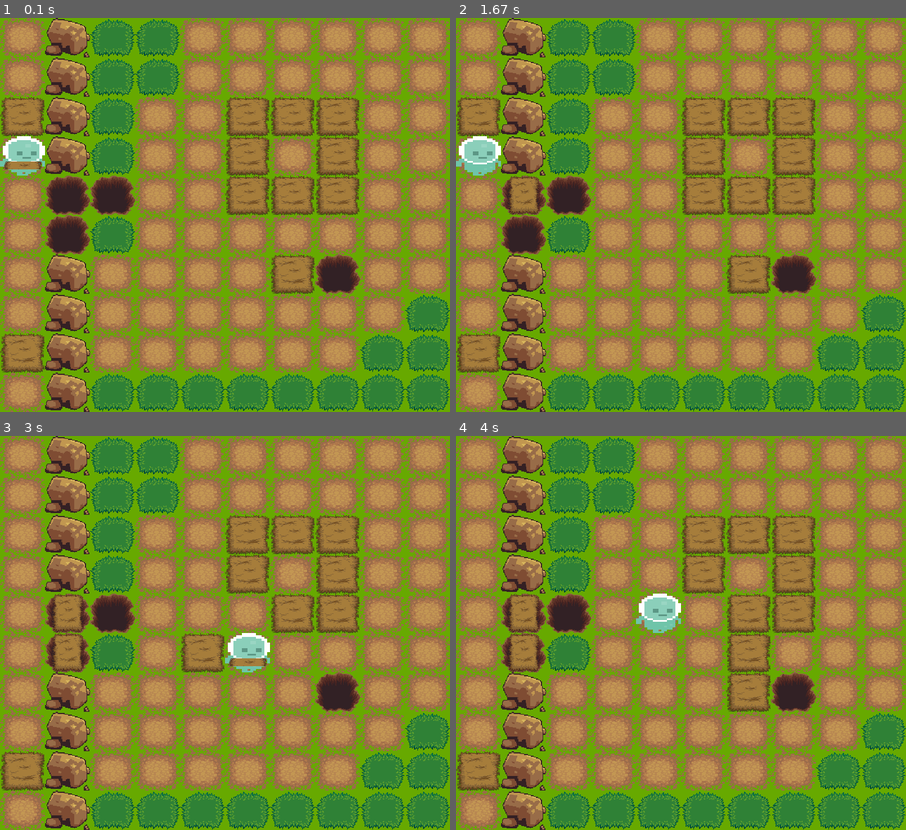
Above: before the commit, frames 1-4 (two rows, left to right).
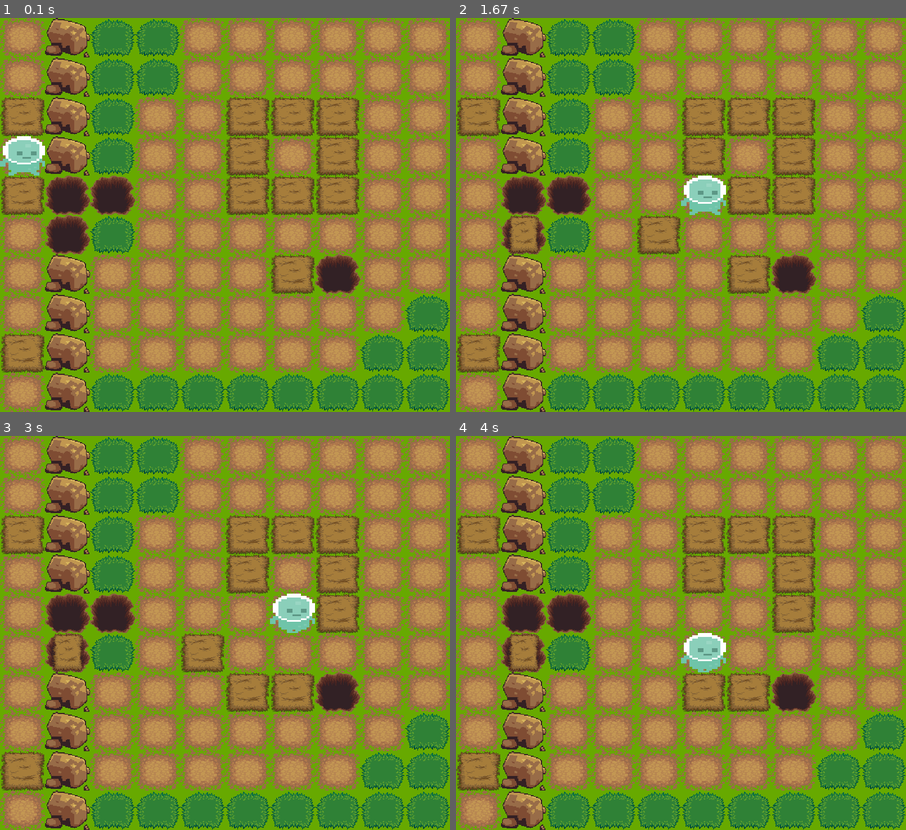
Above: after the commit, the same moments.

Repository: annagiszczak/empowerment
Game: pygame game, started from empower.py
Same seed, same stepped clock (60 frames per second), same inputs: the game is played once before the commit and once after it.
Inputs:
- Up to frame 1 (0.1 s): no input
- Up to frame 2 (1.67 s): no input
- Up to frame 3 (3 s): tap Enter every 0.33 s from 1.83 to 2.83 s
- Up to frame 4 (4 s): tap Enter at 3.17, 3.5, 3.83 s

The runs differ from the first frame. In frame 1, 0.7% of the frame differs, in the area x 0-10%, y 36-50%; in frame 2, 3.2%; in frame 3, 3.5%; in frame 4, 3.9%, in the area x 0-70%, y 20-70%.

Commit message:
optimizing algorithm

Diff:
--- a/empower.py
+++ b/empower.py
@@ -3,15 +3,14 @@
 from sys import exit
 from enum import Enum
 from random import randint as rand
-import copy
-
+import timeit
 #Settings
 pygame.init()
 width = 800
 height = 700
 n = 10
 m = 10
-N = 100 #ilosc sekwencji
+N = 1000 #ilosc sekwencji
 L = 25 #dlugosc
 M = 8 #ilosc ruchow
 screen = pygame.display.set_mode((width, height))
@@ -69,7 +68,6 @@
         self.surface = self.player_walk[self.player_index]
         self.surface = pygame.transform.scale(self.surface, (width/n,height/m))
 
-
     def draw_agent(self, map):
         screen.blit(self.surface, (self.x*width/n,self.y*height/m))
         self.animation_state()
@@ -84,7 +82,7 @@
         elif(action == Actions.RIGHT.value and (self.x >= 0 and self.x < m-1) and not ifBlock(map[self.y][self.x+1])):
             self.x += 1
 
-        elif(action == Actions.DO_UP.value and (self.y > 0 and self.y < n) and map[self.y-1][self.x] == Tiles.SIANO.value):
+        elif(action == Actions.DO_UP.value and (self.y > 0 and self.y < n)):
             if(self.maSianko):
                 if(map[self.y-1][self.x] == Tiles.PATH.value):
                     map[self.y-1][self.x] = Tiles.SIANO.value
@@ -148,40 +146,36 @@
                     map[self.y][self.x+1] = Tiles.HOLE.value
                     self.maSianko = True
 
-
-    def quasiMove(self, initAction, sequence, map):
-        quasiMap = map.copy()
-        quasiAgent = Agent(self.getXY()[0], self.getXY()[1])
-        quasiAgent.do(initAction,quasiMap)
-        for action in sequence:
-            quasiAgent.do(action, quasiMap)
-        return quasiAgent.getXY()
-
     def getXY(self):
         return [self.x, self.y]
 
+    def quasiMove(self, initAction, map, quasiAgent):
+        quasiAgent.x = self.x
+        quasiAgent.y = self.y
+        quasiAgent.maSianko = self.maSianko
+        quasiMap = map.copy()
+        # print(quasiMap)
+        quasiAgent.do(initAction,quasiMap)
+        for i in range(L):
+            quasiAgent.do(rand(0, M-1), quasiMap)
+        return quasiAgent.getXY()
+
+    def getEmps(self, initAction, map):
+        quasiAgent = Agent(self.x, self.y)
+        xys = [self.quasiMove(initAction, map, quasiAgent) for i in range(N)]
+
+        return len(np.unique(xys, axis=0))
+
     def empsForActions(self, map):
-        emps = []
-        for initAction in range(0,M):
-            seqs =[]
-            xys = []
-            for i in range(N):
-                sequence = []
-                for j in range(L):
-                    sequence.append(np.random.randint(0, M-1)) #losowanie ruchow po DANYM ruchu (w prawo)
-                seqs.append(sequence)
-            for i in range(N):
-                    xys.append(self.quasiMove(initAction, seqs[i], map))
-            emps.append(len(np.unique(xys, axis=0)))
-        return emps
+        return [self.getEmps(initAction, map) for initAction in range(0,M)]
 
     def empowered(self, map):
         emps = self.empsForActions(map)
         print(emps)
         indices = [index for index, item in enumerate(emps) if item == max(emps)]
-        i = np.random.randint(len(indices))
+        i = rand(0, len(indices)-1)
         print(indices[i], "\n")
-        return indices[i] #wziac losowa wartosc z najwiekszych wartosci
+        return indices[i]
 
     def animation_state(self):
         if(self.maSianko==True):
@@ -192,9 +186,6 @@
             self.player_index += 1
             if self.player_index >= len(self.player_walk):self.player_index = 0
             self.surface = self.player_walk[int(self.player_index)]
-
-        # print(int(self.player_index))
-
 
 class OurMap:
     def __init__(self, coords):
@@ -211,18 +202,6 @@
         self.siano_surface = pygame.transform.scale(self.siano_surface, (width/n,height/m))
         self.holewith_surface = pygame.image.load('graphics/holewithsiano.png').convert_alpha()
         self.holewith_surface = pygame.transform.scale(self.holewith_surface, (width/n,height/m))
-
-
-
-        # self.path_surface = pygame.Surface((width/n,height/m))
-        # self.wall_surface = pygame.Surface((width/n,height/m))
-        # self.hole_surface = pygame.Surface((width/n,height/m))
-        # self.path_surface.fill("Green")
-        # self.wall_surface.fill("Red")
-        # self.hole_surface.fill("Black")
-
-
-
 
     def drawMap(self):
         n,m = self.coords.shape
@@ -254,6 +233,7 @@
 
 ourMap = OurMap(coords)
 agent = Agent(0,3)
+# agent = Agent(6,3)
 while True:
     for event in pygame.event.get():
         if event.type == pygame.QUIT:
@@ -262,9 +242,14 @@
     screen.blit(background, (0, 0))
     ourMap.drawMap()
     agent.draw_agent(ourMap.coords)
+    start = timeit.default_timer()
+
     agent.do(agent.empowered(ourMap.coords), ourMap.coords)
-    # agent.do(4, ourMap.coords)
-    print()
+
+    # agent.do(5, ourMap.coords)
+
+
+    print("The difference of time is :", timeit.default_timer() - start)
 
     pygame.display.update()
-    clock.tick(60)
+    clock.tick(10)
